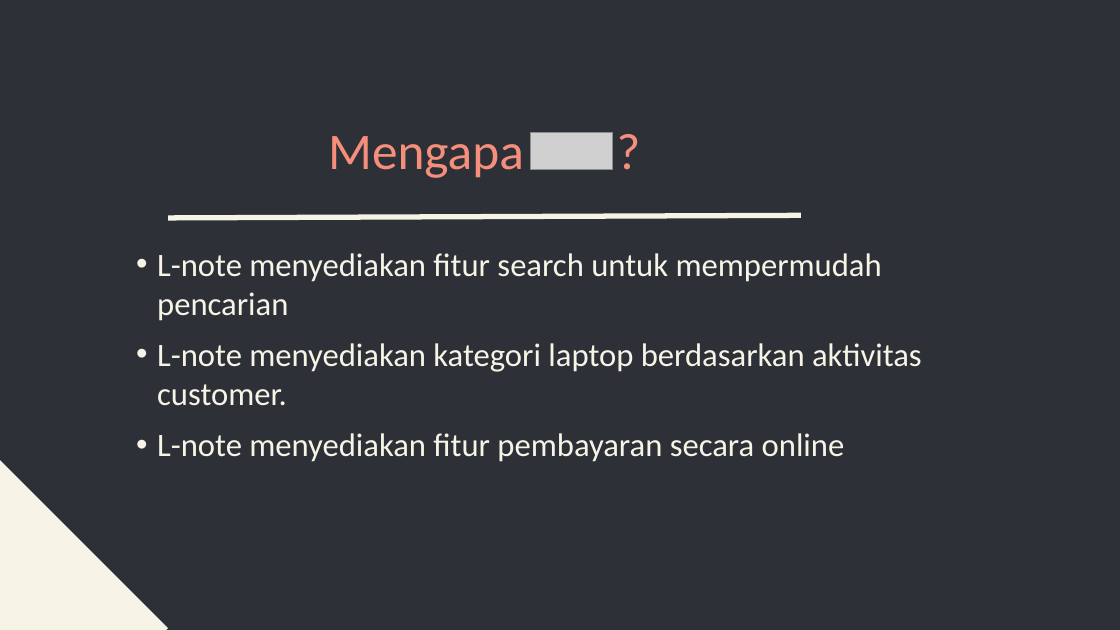
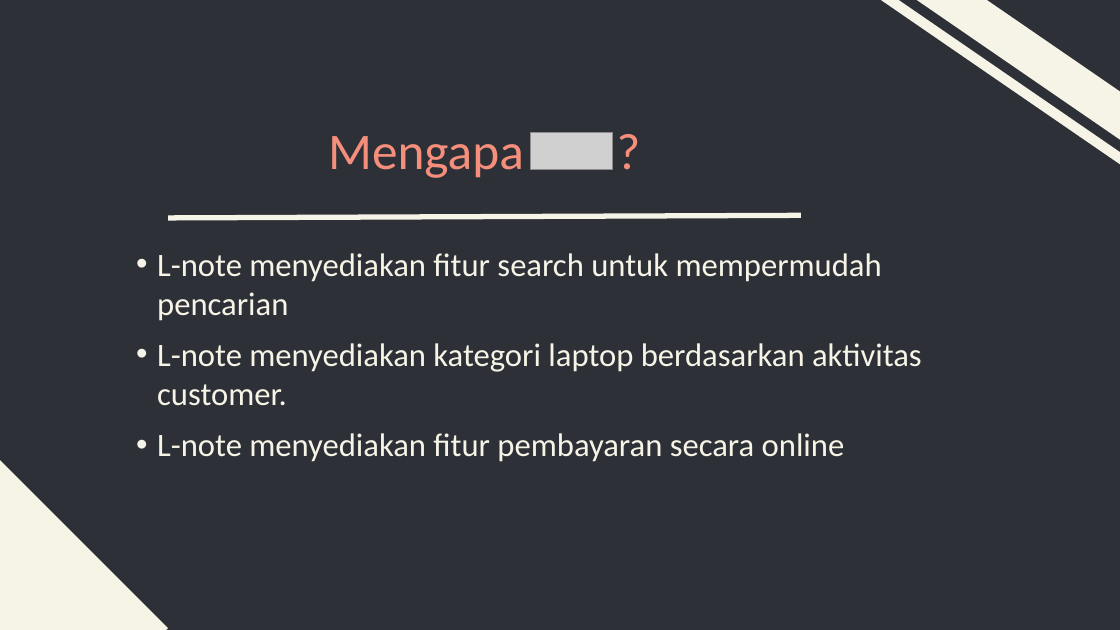
Before and after one commit to fathurdanu/l-note, a slide deck: slide 3 of l-note.pptx. Drawn at 1120x630 pixels with LibreOffice and Linux fonts; fonts in the diff are those of the drawing; grey boxes stand for pictures. Boxes give left, top, right and bottom in pixels: in the first picture for what was removed or moved away, otherwise in the second. Text is boxed around its words. In the diff, an @@ line names an element or a change of style, - is before the commit and + after.

```diff
--- a/l-note.pptx
+++ b/l-note.pptx
@@ rectangle added at box(813, 0, 1120, 268), fill #F6F4E6 @@
@@ rectangle added at box(832, 0, 1120, 322), fill #F6F4E6 @@
```
Also in this commit, not shown: 6 other slides changed, 5 other files.
